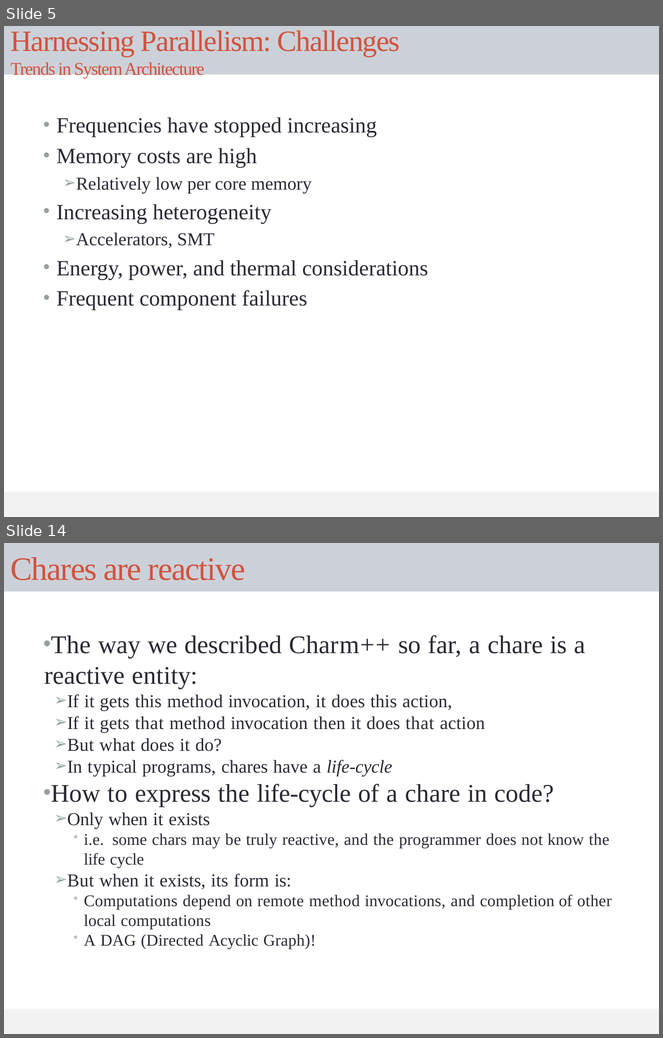
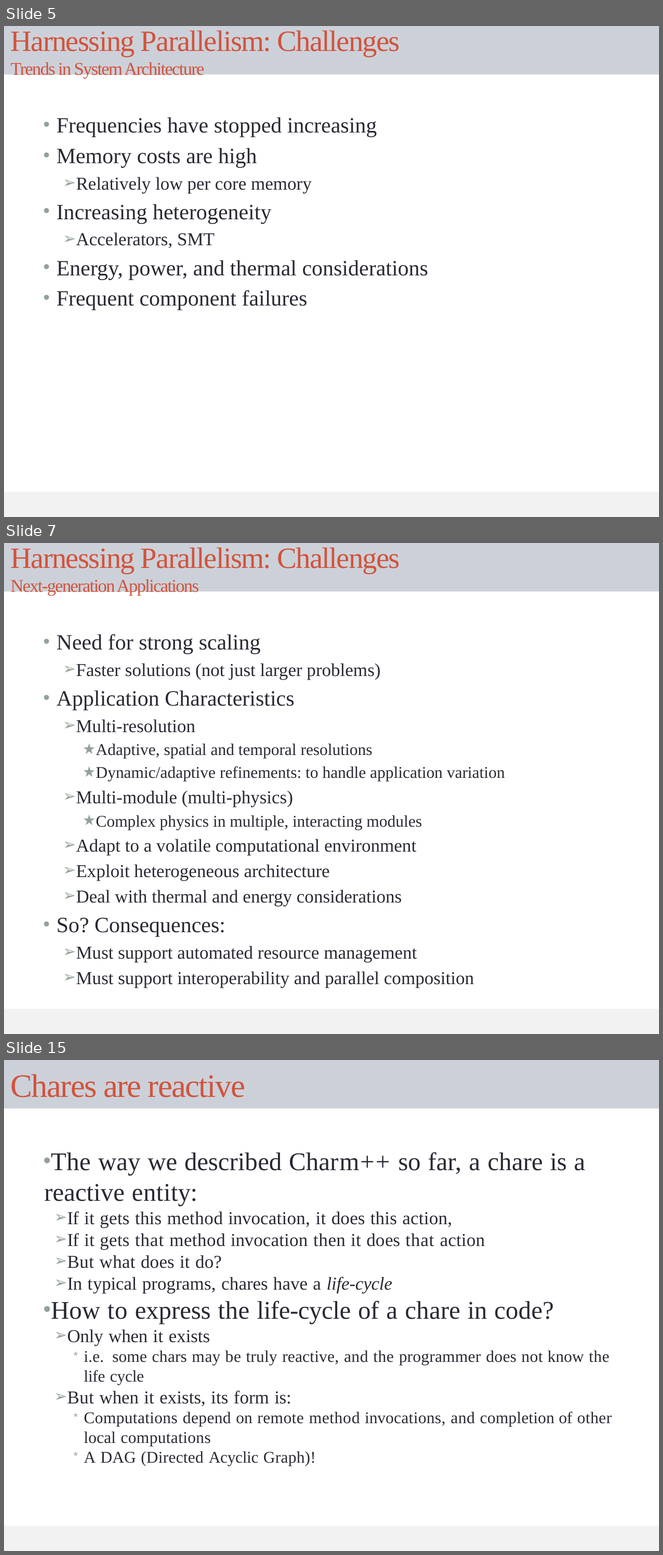
Before and after one commit to UIUC-PPL/charm_tutorial, a slide deck: tutorial.pptx. Shown one above the other, each under a label of ours: slides 5 and 14 before the commit, slides 5, 7 and 15 after it; the slides between them are not shown. The pictures are 663x1038 and 663x1555 pixels, drawn with LibreOffice and Linux fonts; fonts in the diff are those of the drawing. Boxes give left, top, right and bottom in pixels: in the first picture for what was removed or moved away, otherwise in the second. Text is boxed around its words. In the diff, an @@ line names an element or a change of style, - is before the commit and + after.

```diff
--- a/tutorial.pptx
+++ b/tutorial.pptx
@@ slide 7 added at bbox=[4, 543, 659, 1034], background #FFFFFF; not listed: 1 template element that a slide beside it also shows @@
@@ title added at bbox=[4, 543, 659, 591], fill #CCD1D9, 32.4 pt, text #D2533C @@
+Harnessing Parallelism: Challenges
+Next-generation Applications
@@ text added at bbox=[57, 634, 505, 988], 20 pt, text #292934 @@
+• Need for strong scaling
+  ➢ Faster solutions (not just larger problems)
+• Application Characteristics
+  ➢ Multi-resolution
+    ★ Adaptive, spatial and temporal resolutions
+    ★ Dynamic/adaptive refinements: to handle application variation
+  ➢ Multi-module (multi-physics)
+    ★ Complex physics in multiple, interacting modules
+  ➢ Adapt to a volatile computational environment
+  ➢ Exploit heterogeneous architecture
+  ➢ Deal with thermal and energy considerations
+• So? Consequences:
+  ➢ Must support automated resource management
+  ➢ Must support interoperability and parallel composition
@@ what was slide 14 is now slide 15 @@
```
Also in this commit, not shown: 2 slides changed, 4 other slides added, 4 slides removed.
